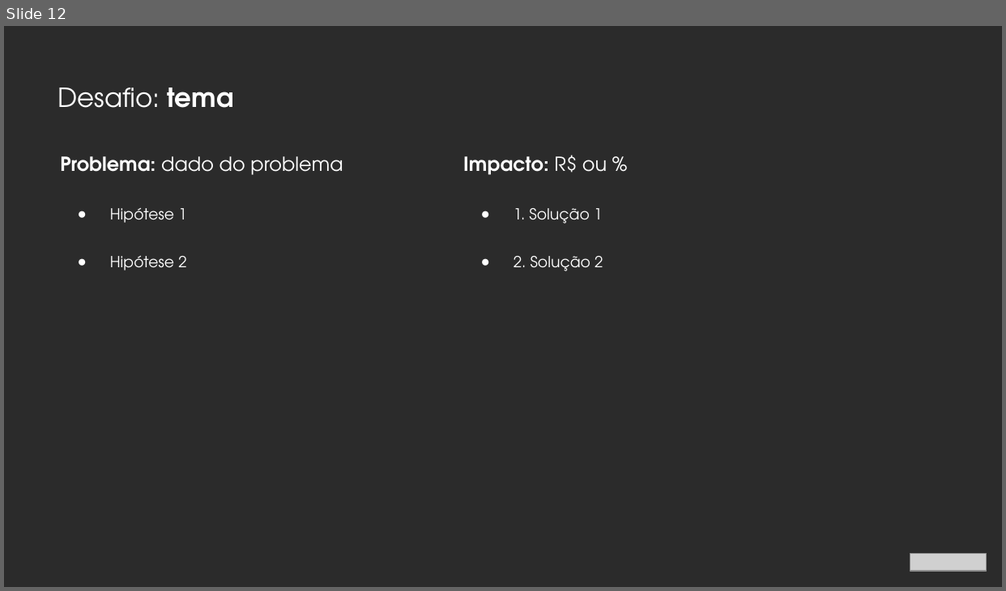
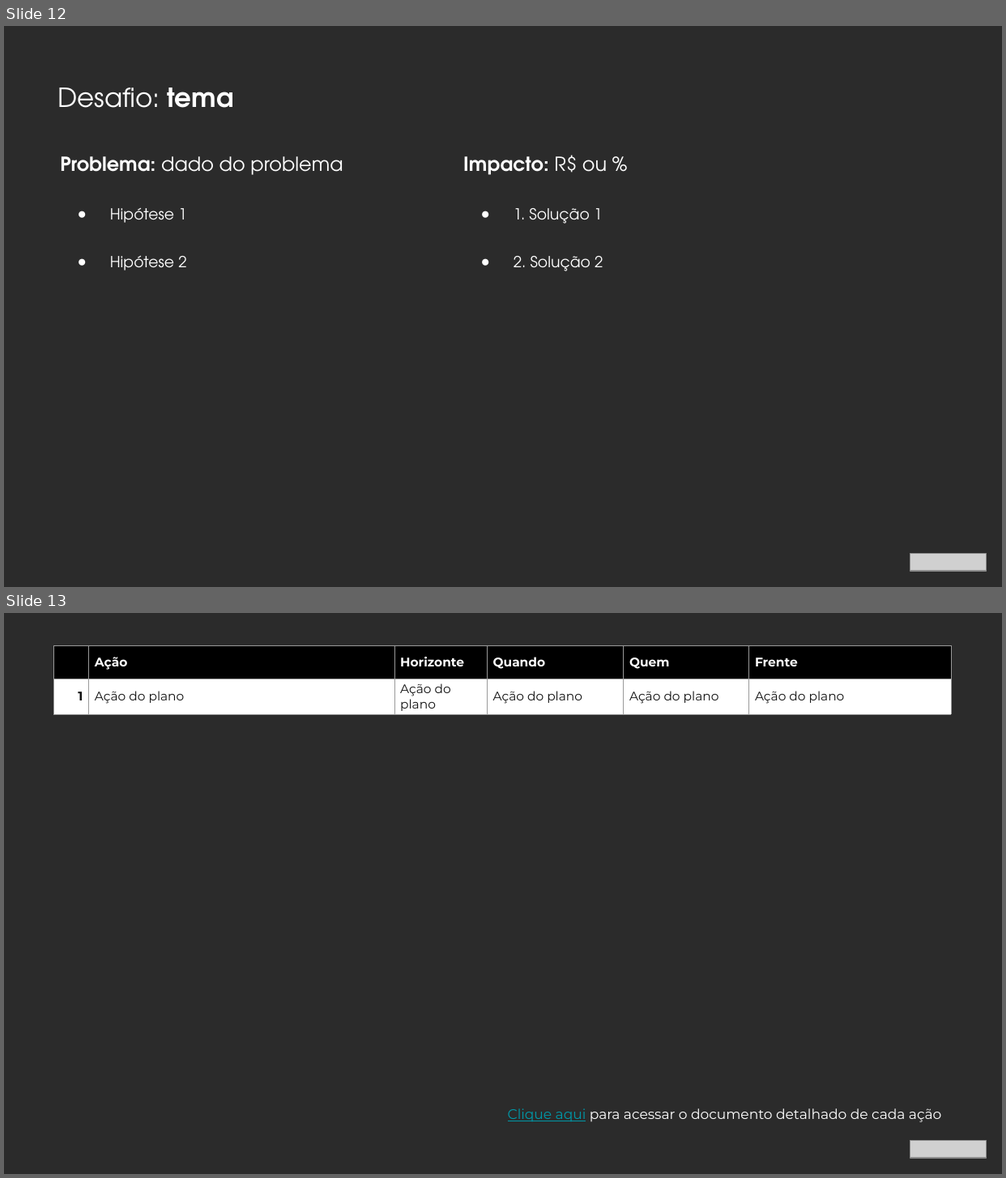
Before and after one commit to MatheusBoomer/growth-cycle-boomer, a slide deck: .claude/skills/_shared/modelos-apresentacao/molde-apresentacao.pptx. Shown one above the other, each under a label of ours: slide 12 before the commit, slides 12 and 13 after it. The pictures are 1006x591 and 1006x1178 pixels, drawn with LibreOffice and Linux fonts; fonts in the diff are those of the drawing; grey boxes stand for pictures; background and template pictures are left out; a plain dark background stands for a picture behind light text. Boxes give left, top, right and bottom in pixels: in the first picture for what was removed or moved away, otherwise in the second. Text is boxed around its words. In the diff, an @@ line names an element or a change of style, - is before the commit and + after.

```diff
--- a/.claude/skills/_shared/modelos-apresentacao/molde-apresentacao.pptx
+++ b/.claude/skills/_shared/modelos-apresentacao/molde-apresentacao.pptx
@@ slide 13 added at (4, 613, 1002, 1174), background picture (left out) @@
@@ table added at (54, 646, 951, 714), 2 rows, 6 columns @@
+ | Ação | Horizonte | Quando | Quem | Frente
+1 | Ação do plano | Ação do plano | Ação do plano | Ação do plano | Ação do plano
@@ text added at (508, 1109, 941, 1122), 10 pt, text #FFFFFF @@
+Clique aqui para acessar o documento detalhado de cada ação
@@ picture added at (910, 1141, 986, 1158) @@
```
Also in this commit, not shown: 14 other files.
